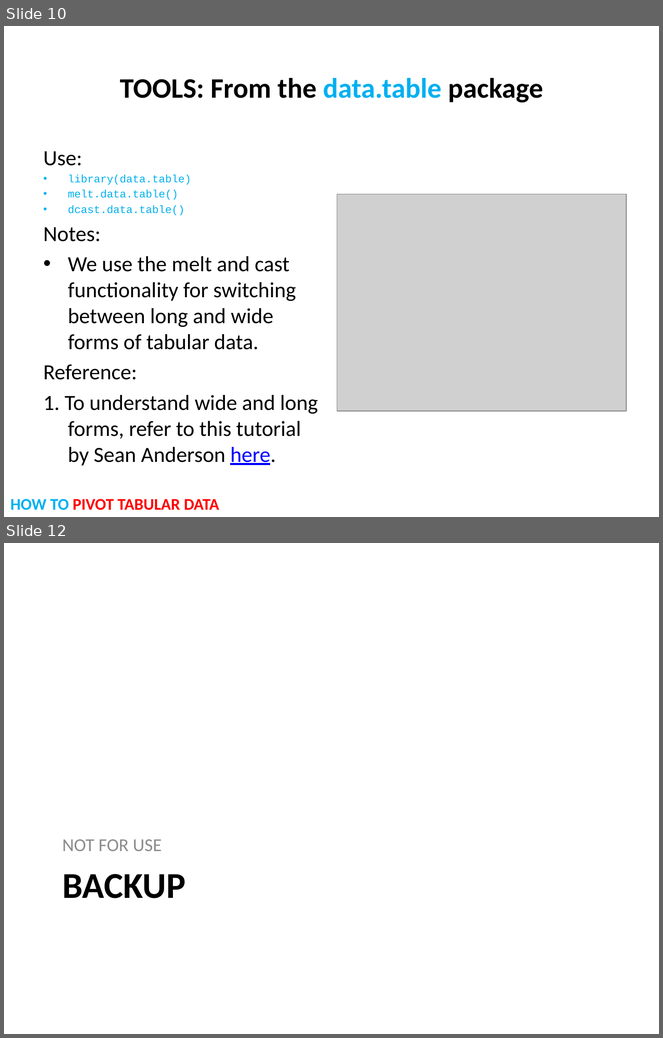
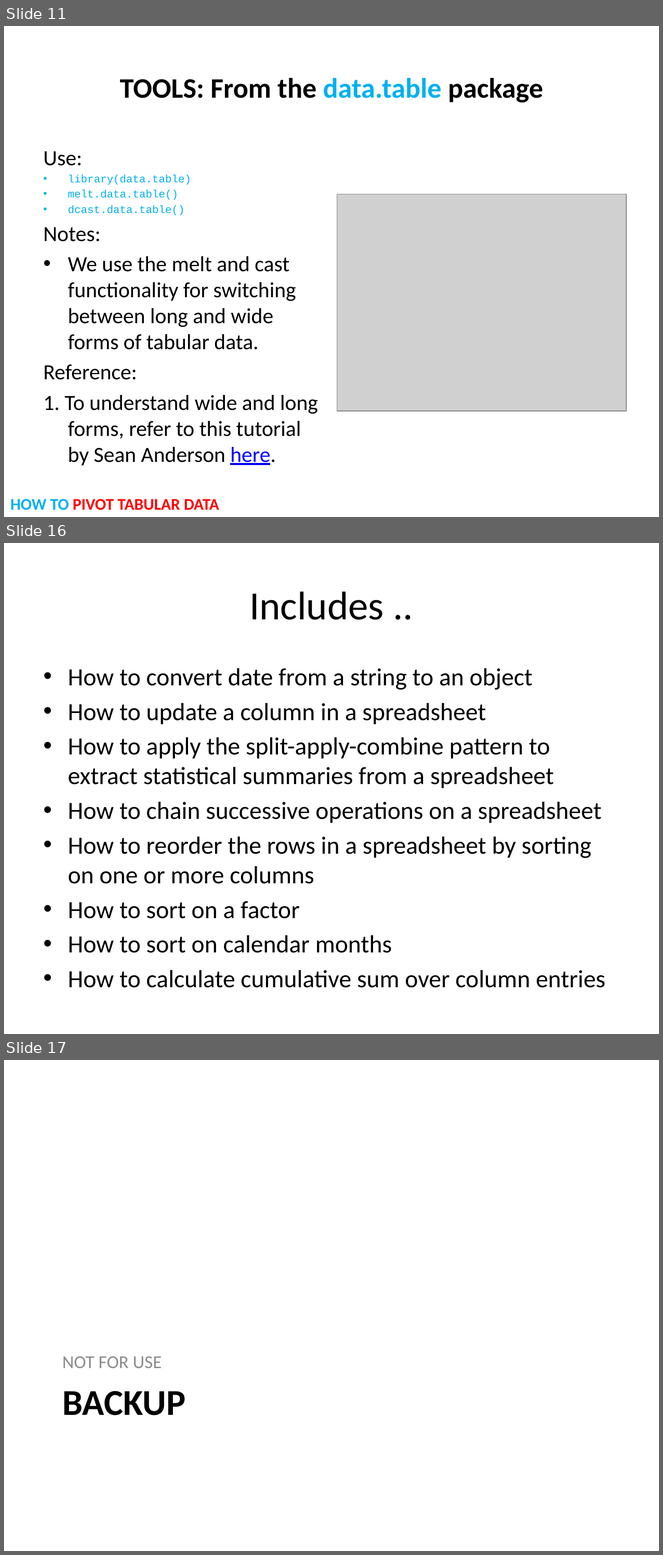
Before and after one commit to sunbee/R-How-To, a slide deck: R HOW TO’S.pptx. Shown one above the other, each under a label of ours: slides 10 and 12 before the commit, slides 11, 16 and 17 after it; the slides between them are not shown. The pictures are 663x1038 and 663x1555 pixels, drawn with LibreOffice and Linux fonts; fonts in the diff are those of the drawing; grey boxes stand for pictures. Boxes give left, top, right and bottom in pixels: in the first picture for what was removed or moved away, otherwise in the second. Text is boxed around its words. In the diff, an @@ line names an element or a change of style, - is before the commit and + after.

```diff
--- a/R HOW TO’S.pptx
+++ b/R HOW TO’S.pptx
@@ slide 16 added at [4, 543, 659, 1034], background #FFFFFF @@
@@ title added at [249, 591, 384, 620], 44 pt, text #000000 @@
+Includes ..
@@ text added at [68, 668, 606, 988], 27.2 pt, text #000000 @@
+• How to convert date from a string to an object
+• How to update a column in a spreadsheet
+• How to apply the split-apply-combine pattern to extract statistical summaries from a spreadsheet
+• How to chain successive operations on a spreadsheet
+• How to reorder the rows in a spreadsheet by sorting on one or more columns
+• How to sort on a factor
+• How to sort on calendar months
+• How to calculate cumulative sum over column entries
@@ what was slide 10 is now slide 11 @@
@@ what was slide 12 is now slide 17 @@
```
Also in this commit, not shown: 1 slide changed, 4 other slides added, 4 other files.
